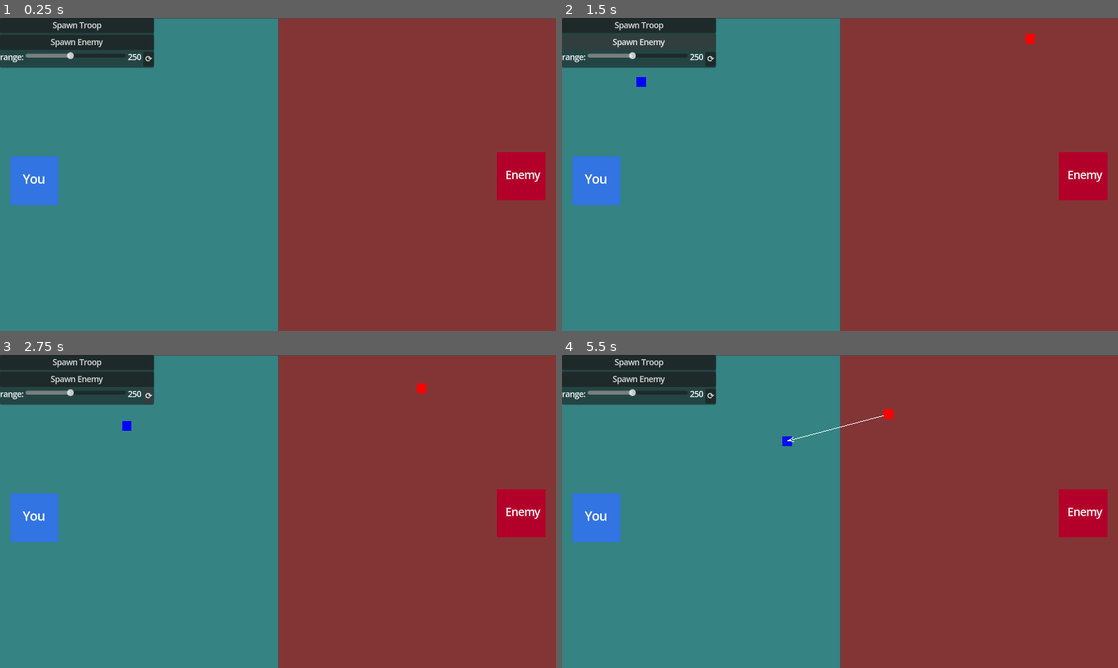
Above: before the commit, frames 1-4 (two rows, left to right).
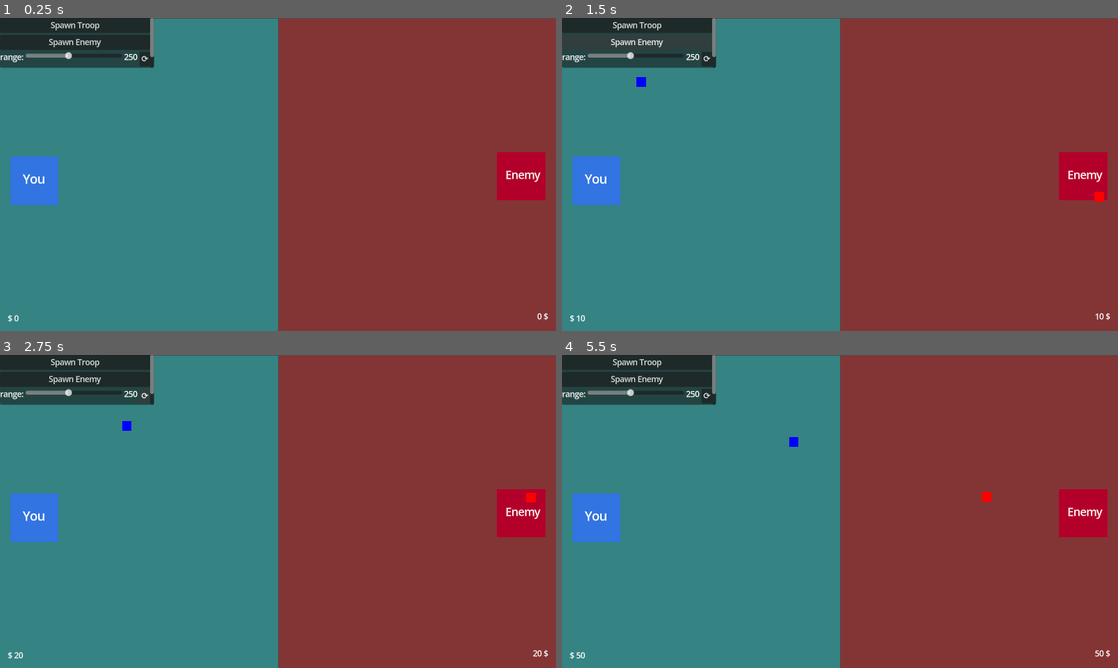
Above: after the commit, the same moments.

Repository: hpi-swa-lab/godot-pronto
Game: Godot game, scene res://prototypes/i4w1-jf-tower-defense/tower-defense.tscn
Two runs of this game, one before a commit and one after it. Both use one fixed random seed, a clock stepped at 60 frames per second and the inputs below. The project has no main scene, so this scene is started directly.
Inputs (mouse positions are in pixels of both pictures, inside the frame that each line leads up to):
- Up to frame 1 (0.25 s): no input
- Up to frame 2 (1.5 s): click "Spawn Troop" at 0.5 s; click "Spawn Enemy" at 1.25 s
- Up to frame 3 (2.75 s): click "⟳" at 2 s
- Up to frame 4 (5.5 s): click "⟳" at 2.75 s; tap Enter (ui_accept) at 3.5, 3.77 s; move the mouse to (962, 495) at 3.52 s; hold Right (ui_right) 3.53-4.25 s; tap J at 3.6 s; click (962, 495) at 3.67 s; drag from (728, 527) to (979, 511) at 4.27 s; move the mouse to (895, 442) at 5.02 s; hold Left (ui_left) from 5.03 s (still down); tap I at 5.1 s

The runs differ from the first frame. In frame 1, 0.5% of the frame differs, in the area x 1-99%, y 0-98%; in frame 2, 0.6%; in frame 3, 0.6%; in frame 4, 0.8%.

Commit message:
add money for player and enemy

Diff:
--- a/prototypes/i4w1-jf-tower-defense/Enemy.gd
+++ b/prototypes/i4w1-jf-tower-defense/Enemy.gd
@@ -67,11 +67,10 @@
 func attacker_in_range(node: CharacterBody2D):
 	if node.target == null:
 		set_attacker(node)
-	if node.target == self:
+	if node.target == self and attacker != null:
 		apply_damage(attacker.damage)
 
 func apply_damage(amount: float):
-	print("take damage")
 	health = max(0, health - amount)
 	if health == 0:
 		die()
--- a/prototypes/i4w1-jf-tower-defense/tower-defense.tscn
+++ b/prototypes/i4w1-jf-tower-defense/tower-defense.tscn
@@ -11,6 +11,8 @@
 [ext_resource type="Script" path="res://addons/pronto/behaviors/Clock.gd" id="7_s3v3w"]
 [ext_resource type="Script" path="res://addons/pronto/behaviors/SceneRoot.gd" id="8_2r0ku"]
 [ext_resource type="Script" path="res://addons/pronto/behaviors/Value.gd" id="11_2imrd"]
+[ext_resource type="Script" path="res://addons/pronto/behaviors/State.gd" id="12_laxul"]
+[ext_resource type="Script" path="res://addons/pronto/behaviors/Bind.gd" id="13_wys14"]
 
 [sub_resource type="GDScript" id="GDScript_e5la8"]
 script/source = "@tool
@@ -249,6 +251,24 @@
 deferred = false
 enabled = true
 
+[sub_resource type="GDScript" id="GDScript_bh8r6"]
+script/source = "@tool
+extends U
+@warning_ignore(\"unused_parameter\")
+func run(result, from, to):
+	var rng = RandomNumberGenerator.new()
+	var rndX = rng.randi_range(575, 1150)
+	var rndY = rng.randi_range(0, 650)
+	return Vector2(rndX, rndY)
+
+"
+
+[sub_resource type="Resource" id="Resource_vdxoq"]
+script = ExtResource("4_gmxrw")
+nested_script = SubResource("GDScript_bh8r6")
+argument_names = ["result", "from", "to"]
+return_value = true
+
 [sub_resource type="GDScript" id="GDScript_fwwrg"]
 script/source = "@tool
 extends U
@@ -267,8 +287,8 @@
 script = ExtResource("4_0nawf")
 signal_name = "after"
 to = NodePath("../../../EnemySpawner")
-invoke = "spawn"
-arguments = []
+invoke = "spawn_at"
+arguments = [SubResource("Resource_vdxoq")]
 only_if = SubResource("Resource_xtm80")
 deferred = false
 enabled = true
@@ -277,6 +297,138 @@
 vertices = PackedVector2Array(-106, 694, 121, 387, 1029, 379, 1130, 379, 1199, 747, 1229, -31, 1128, 277, 20, 287, -29, -36, 1029, 279, 121, 287, 20, 387)
 polygons = Array[PackedInt32Array]([PackedInt32Array(0, 1, 2, 3, 4), PackedInt32Array(5, 4, 3, 6), PackedInt32Array(7, 8, 5, 6, 9, 10), PackedInt32Array(11, 1, 0), PackedInt32Array(11, 0, 8, 7), PackedInt32Array(10, 9, 2, 1)])
 outlines = Array[PackedVector2Array]([PackedVector2Array(20, 287, 121, 287, 121, 387, 20, 387), PackedVector2Array(1029, 279, 1128, 277, 1130, 379, 1029, 379), PackedVector2Array(-29, -36, 1229, -31, 1199, 747, -106, 694)])
+
+[sub_resource type="GDScript" id="GDScript_lhnjy"]
+script/source = "@tool
+extends U
+@warning_ignore(\"unused_parameter\")
+func run(from, to):
+	return \"player_money\"
+"
+
+[sub_resource type="Resource" id="Resource_mssep"]
+script = ExtResource("4_gmxrw")
+nested_script = SubResource("GDScript_lhnjy")
+argument_names = ["from", "to"]
+return_value = true
+
+[sub_resource type="GDScript" id="GDScript_15k8m"]
+script/source = "@tool
+extends U
+@warning_ignore(\"unused_parameter\")
+func run(from, to):
+	return G.at(\"money_inc\")
+"
+
+[sub_resource type="Resource" id="Resource_2bsfd"]
+script = ExtResource("4_gmxrw")
+nested_script = SubResource("GDScript_15k8m")
+argument_names = ["from", "to"]
+return_value = true
+
+[sub_resource type="GDScript" id="GDScript_4kn6d"]
+script/source = "@tool
+extends U
+@warning_ignore(\"unused_parameter\")
+func run(from, to):
+	return true
+"
+
+[sub_resource type="Resource" id="Resource_bgev6"]
+script = ExtResource("4_gmxrw")
+nested_script = SubResource("GDScript_4kn6d")
+argument_names = ["from", "to"]
+return_value = true
+
+[sub_resource type="Resource" id="Resource_ysxx3"]
+script = ExtResource("4_0nawf")
+signal_name = "elapsed"
+to = NodePath("State")
+invoke = "inc"
+arguments = [SubResource("Resource_mssep"), SubResource("Resource_2bsfd")]
+only_if = SubResource("Resource_bgev6")
+deferred = false
+enabled = true
+
+[sub_resource type="GDScript" id="GDScript_pi21n"]
+script/source = "@tool
+extends U
+@warning_ignore(\"unused_parameter\")
+func run(from, to):
+	return \"enemy_money\"
+"
+
+[sub_resource type="Resource" id="Resource_hjy35"]
+script = ExtResource("4_gmxrw")
+nested_script = SubResource("GDScript_pi21n")
+argument_names = ["from", "to"]
+return_value = true
+
+[sub_resource type="GDScript" id="GDScript_2aeug"]
+script/source = "@tool
+extends U
+@warning_ignore(\"unused_parameter\")
+func run(from, to):
+	return G.at(\"money_inc\")
+"
+
+[sub_resource type="Resource" id="Resource_b33gw"]
+script = ExtResource("4_gmxrw")
+nested_script = SubResource("GDScript_2aeug")
+argument_names = ["from", "to"]
+return_value = true
+
+[sub_resource type="GDScript" id="GDScript_v404y"]
+script/source = "@tool
+extends U
+@warning_ignore(\"unused_parameter\")
+func run(from, to):
+	return true
+"
+
+[sub_resource type="Resource" id="Resource_fv1ib"]
+script = ExtResource("4_gmxrw")
+nested_script = SubResource("GDScript_v404y")
+argument_names = ["from", "to"]
+return_value = true
+
+[sub_resource type="Resource" id="Resource_3dbip"]
+script = ExtResource("4_0nawf")
+signal_name = "elapsed"
+to = NodePath("State")
+invoke = "inc"
+arguments = [SubResource("Resource_hjy35"), SubResource("Resource_b33gw")]
+only_if = SubResource("Resource_fv1ib")
+deferred = false
+enabled = true
+
+[sub_resource type="GDScript" id="GDScript_6d4hq"]
+script/source = "@tool
+extends U
+@warning_ignore(\"unused_parameter\")
+func run():
+	return \"$ \" + str(G.at(\"player_money\"))
+"
+
+[sub_resource type="Resource" id="Resource_dyfov"]
+script = ExtResource("4_gmxrw")
+nested_script = SubResource("GDScript_6d4hq")
+argument_names = []
+return_value = true
+
+[sub_resource type="GDScript" id="GDScript_fn84l"]
+script/source = "@tool
+extends U
+@warning_ignore(\"unused_parameter\")
+func run():
+	return str(G.at(\"enemy_money\")) + \" $\"
+"
+
+[sub_resource type="Resource" id="Resource_dsti8"]
+script = ExtResource("4_gmxrw")
+nested_script = SubResource("GDScript_fn84l")
+argument_names = []
+return_value = true
 
 [node name="Node2D" type="Node2D"]
 script = ExtResource("1_wa5o0")
@@ -395,7 +547,7 @@
 metadata/pronto_connections = [SubResource("Resource_tnr71")]
 
 [node name="Spawn Enemy" type="Node2D" parent="PanelContainer/PrototypingUI"]
-position = Vector2(97, 37)
+position = Vector2(292, 38)
 script = ExtResource("3_1dipl")
 evaluate = SubResource("Resource_5yemp")
 metadata/pronto_connections = [SubResource("Resource_a3h3y")]
@@ -408,6 +560,54 @@
 float_value = 250.0
 float_step_size = 1.0
 
+[node name="money_inc" type="Node2D" parent="PanelContainer/PrototypingUI"]
+position = Vector2(1.48786e-05, -170.191)
+script = ExtResource("11_2imrd")
+float_from = 1.0
+float_to = 100.0
+float_value = 10.0
+float_step_size = 1.0
+
 [node name="NavigationRegion2D" type="NavigationRegion2D" parent="."]
 visible = false
 navigation_polygon = SubResource("NavigationPolygon_l2jg2")
+
+[node name="MoneyClock" type="Node2D" parent="."]
+position = Vector2(-185, 83)
+script = ExtResource("7_s3v3w")
+trigger_interval_in_seconds = 1.0
+metadata/pronto_connections = [SubResource("Resource_ysxx3"), SubResource("Resource_3dbip")]
+
+[node name="State" type="Node2D" parent="MoneyClock"]
+position = Vector2(104, -2)
+script = ExtResource("12_laxul")
+global = true
+metadata/player_money = 0.0
+metadata/enemy_money = 0.0
+
+[node name="MoneyLabel" type="Label" parent="."]
+offset_left = 16.0
+offset_top = 611.0
+offset_right = 163.0
+offset_bottom = 637.0
+text = "$"
+
+[node name="Bind" type="Node2D" parent="MoneyLabel"]
+position = Vector2(-52.779, 52.779)
+script = ExtResource("13_wys14")
+evaluate = SubResource("Resource_dyfov")
+to_prop = "text"
+
+[node name="EnemyMoneyLabel" type="Label" parent="."]
+offset_left = 989.0
+offset_top = 607.0
+offset_right = 1136.0
+offset_bottom = 633.0
+text = "$"
+horizontal_alignment = 2
+
+[node name="Bind" type="Node2D" parent="EnemyMoneyLabel"]
+position = Vector2(-52.779, 52.779)
+script = ExtResource("13_wys14")
+evaluate = SubResource("Resource_dsti8")
+to_prop = "text"
Not shown: 1 places in prototypes/i4w1-jf-tower-defense/tower-defense.tscn that only renumber resources
